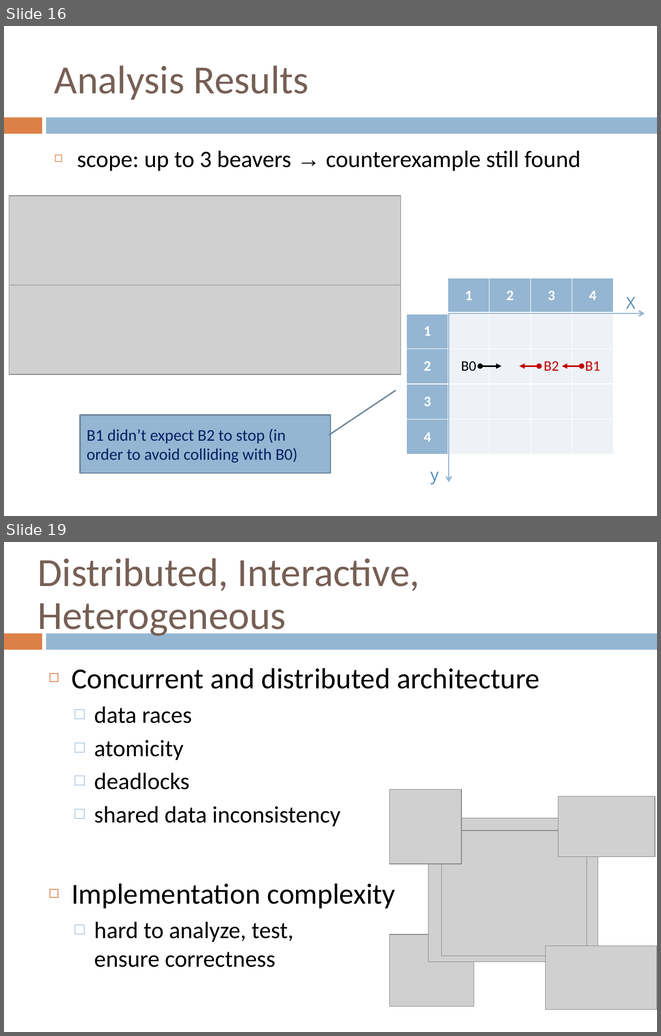
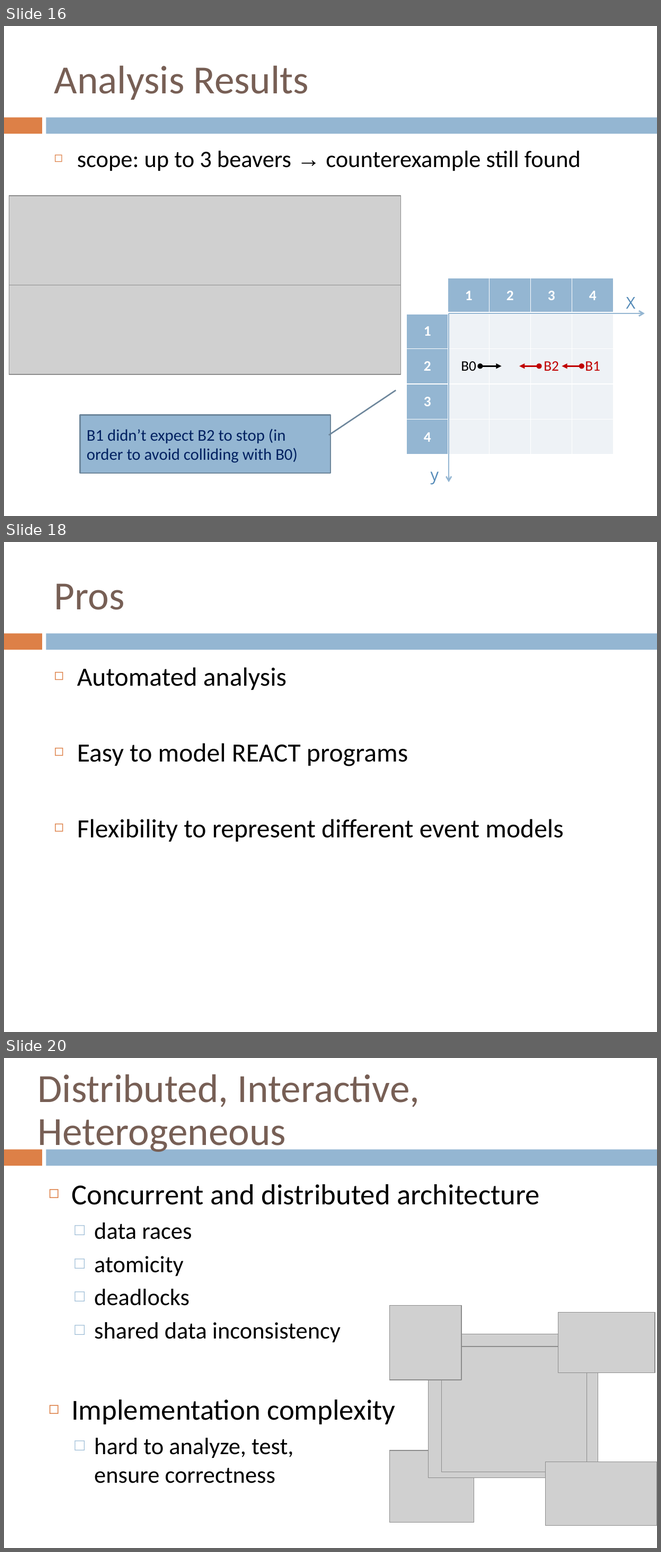
Before and after one commit to webguru412/React-Robots, a slide deck: talks/ppr-14-05-12.pptx. Shown one above the other, each under a label of ours: slides 16 and 19 before the commit, slides 16, 18 and 20 after it; the slides between them are not shown. The pictures are 661x1036 and 661x1552 pixels, drawn with LibreOffice and Linux fonts; fonts in the diff are those of the drawing; grey boxes stand for pictures. Boxes give left, top, right and bottom in pixels: in the first picture for what was removed or moved away, otherwise in the second. Text is boxed around its words. In the diff, an @@ line names an element or a change of style, - is before the commit and + after.

```diff
--- a/talks/ppr-14-05-12.pptx
+++ b/talks/ppr-14-05-12.pptx
@@ slide 18 added at (x1=4, y1=542, x2=657, y2=1032), background #FFFFFF; not listed: 2 template elements that a slide beside it also shows @@
@@ title added at (x1=54, y1=583, x2=125, y2=610), 44 pt, text #775F55 @@
+Pros
@@ text added at (x1=77, y1=667, x2=563, y2=841), 29 pt, text #000000 @@
+◻ Automated analysis
+◻ Easy to model REACT programs
+◻ Flexibility to represent different event models
@@ what was slide 19 is now slide 20 @@
```
Also in this commit, not shown: 1 slide changed, 1 other slide added, 1 slide removed, 2 other files.
